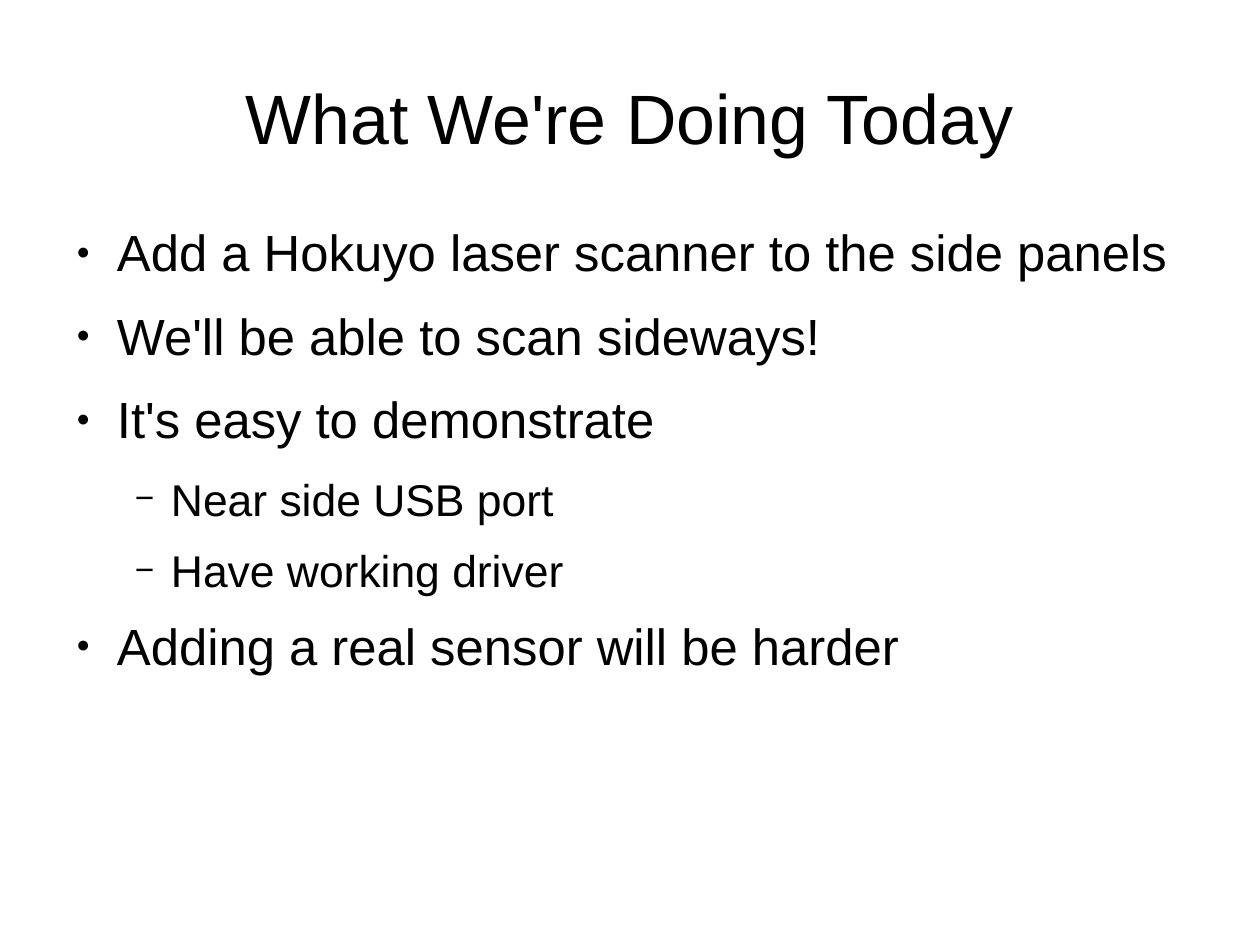
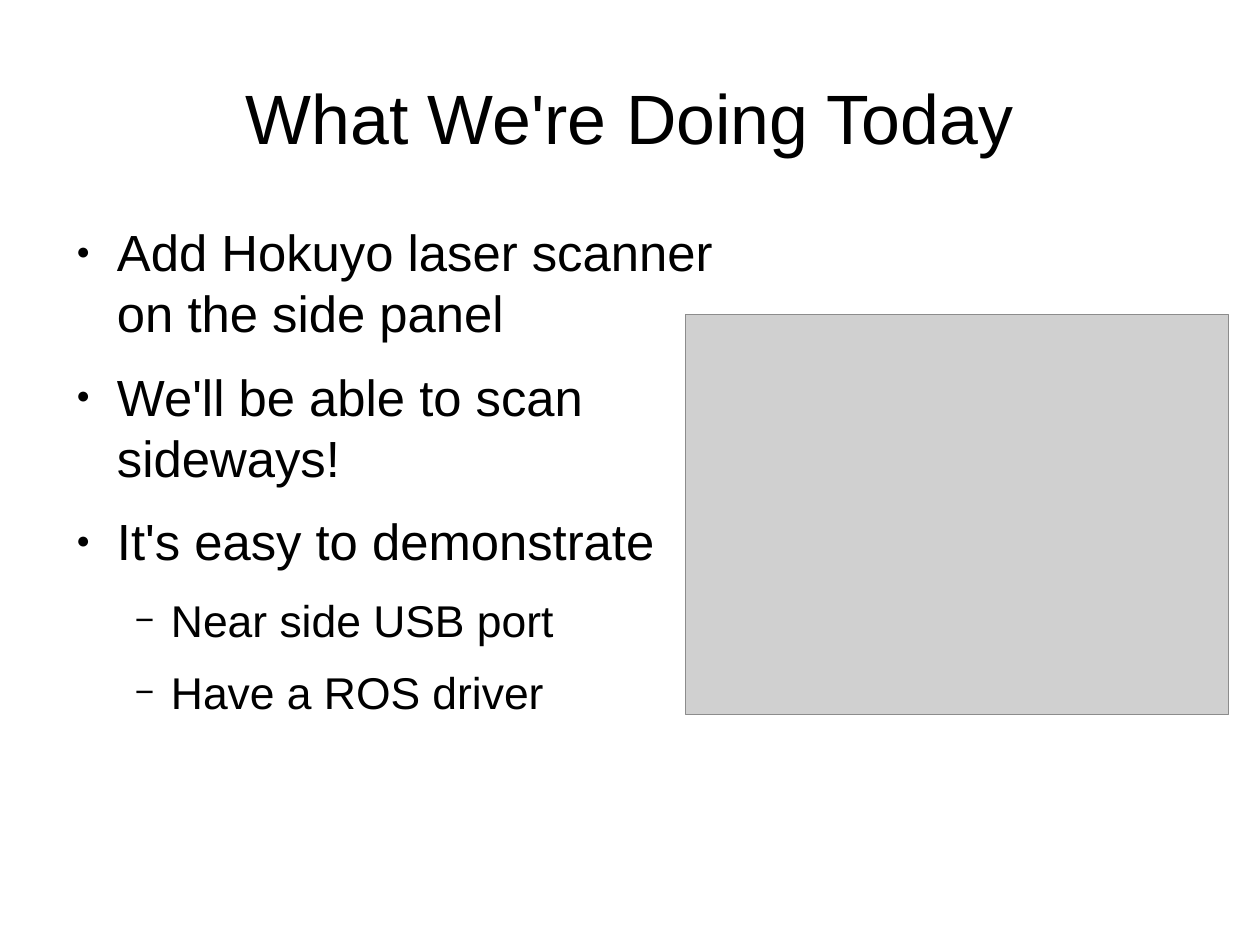
Before and after one commit to PR2/pr2_docs, a slide deck: slide 3 of pr2_training_workshop/modifying_pr2/adding_sensor.odp (slide 4 before the commit). Drawn at 1260x945 pixels with LibreOffice and Linux fonts; fonts in the diff are those of the drawing; grey boxes stand for pictures. Boxes give left, top, right and bottom in pixels: in the first picture for what was removed or moved away, otherwise in the second. Text is boxed around its words. In the diff, an @@ line names an element or a change of style, - is before the commit and + after.

Commit message:
Adding a sensor has links to tutorials, pictures, instructions. #29

```diff
--- a/pr2_training_workshop/modifying_pr2/adding_sensor.odp
+++ b/pr2_training_workshop/modifying_pr2/adding_sensor.odp
@@ text at [117, 234, 713, 343]: text changed @@
-● Add a Hokuyo laser scanner to the side panels
+● Add Hokuyo laser scanner on the side panel
@@ picture added at [686, 314, 1229, 715] @@
@@ text at [171, 676, 543, 710]: text changed; size 32 to 28 pt @@
-  − Have working driver
-● Adding a real sensor will be harder
+  − Have a ROS driver
```
Also in this commit, not shown: 6 other slides changed, 7 slides added, 2 slides removed.
